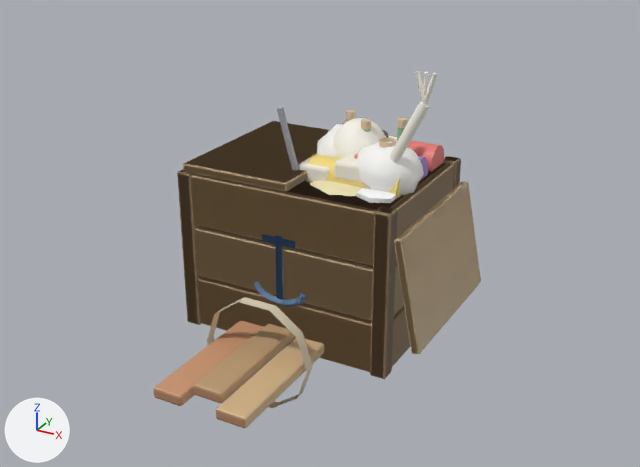
One commit to the glTF model art/models/loot.glb: the scene before it, then after it.
Before and after are seen from a 50 mm camera at (1.44, -2.63, 1.64) aimed at (-0.02, 0.03, 0.32). Arrows for +X, +Y and +Z are at lower left; the lights stay in place. The first picture is the older version.

Objects in the first picture: 'crate_hueso', 'crate_rum', 'crate_salt', 'crate_silk', 'crate_tea', 'planks'.
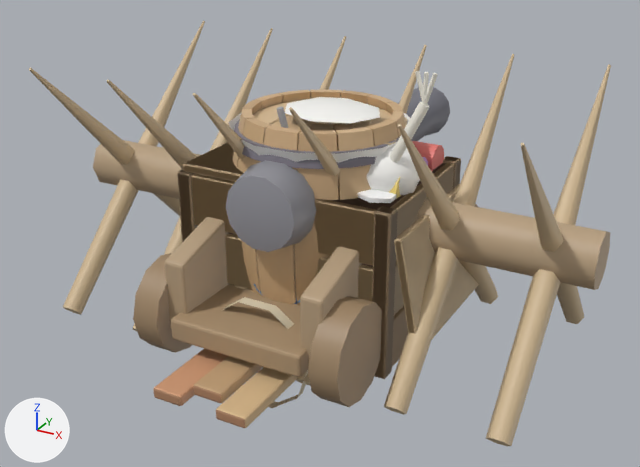
Location of each change, (x1, y1, x2, y2) in pixels of the pictures (640 x 467 px):
'barricade', added (beige): after (29, 21, 611, 446)
'cannon_carriage', added (brown): after (133, 87, 478, 407)
'brine_barrel', added: after (228, 89, 412, 305)
'crate_hueso', unchanged, covered by the edit: before (178, 71, 481, 379); after (178, 71, 478, 379)
'crate_tea', unchanged, covered by the edit: before (177, 123, 480, 379)
'crate_spice', unchanged, uncovered by the edit: before (361, 182, 371, 189); after (177, 143, 479, 379)

The edits, one by one:
Mesh me_cannon_carriage is new.
It has 370 vertices, 708 faces and spans x -0.39..0.39, y -0.62..1.0, z 0.0..0.71.
It uses material mat_defaultmaterial_003.
Mesh me_brine_barrel is new.
It has 2689 vertices, 5226 faces and spans x -0.34..0.34, y -0.339..0.339, z 0.0..0.835.
It uses material mat_defaultmaterial_001.
Mesh me_barricade is new.
It has 232 vertices, 412 faces and spans x -1.0..1.0, y -0.5..0.5, z -0.02..0.95.
It uses material mat_defaultmaterial.
Object 'cannon_carriage' (ob_cannon_carriage) is new; it shows me_cannon_carriage.
Its location is (0.0, 0.0, 0.0).
Object 'brine_barrel' (ob_brine_barrel) is new; it shows me_brine_barrel.
Its location is (0.0, 0.0, 0.0).
Object 'barricade' (ob_barricade) is new; it shows me_barricade.
Its location is (0.0, 0.0, 0.0).
